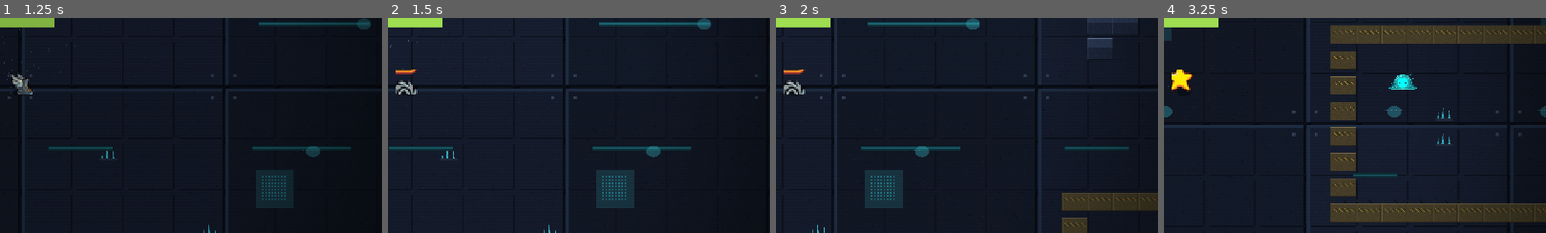
Above: before the commit, frames 1-4 (left to right).
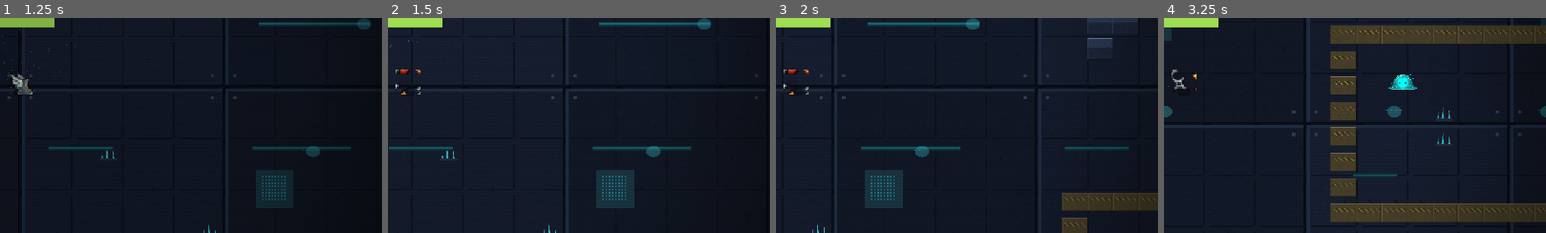
Above: after the commit, the same moments.

Repository: dkvkvk/my-survivors
Game: Godot game, scene res://main_menu.tscn
The game is run twice, just before and just after one commit, with the same random seed, the same clock (stepped at 60 frames per second) and the same inputs. Sound files missing from this copy of the repository are replaced by a short silence.
Inputs:
- Up to frame 1 (1.25 s): click "开始游戏" at 0.5 s
- Up to frame 2 (1.5 s): tap Enter at 1.25 s; hold D (move_right) from 1.28 s (still down); tap R at 1.35 s
- Up to frame 3 (2 s): keep holding D (move_right)
- Up to frame 4 (3.25 s): release D (move_right) at 2.03 s; hold S (move_down) 2.03-2.78 s; tap R at 2.1, 2.85 s; hold D (move_right) from 2.78 s (still down)
The pictures show only the part of the screen within x 47-97%, y 34-84%; the shares and areas given below are measured in that part.

Frame 1 is identical in both runs. In frame 2, 0.4% of the frame differs, in the area x 2-9%, y 24-36%; in frame 3, 0.4%; in frame 4, 0.5%, in the area x 2-9%, y 24-35%.

Commit message:
修复忍者左右朝向反了：交换新精灵表的左右列映射（受控实测校准）

Diff:
--- a/hero.gd
+++ b/hero.gd
@@ -8,7 +8,7 @@
 const SHADOW := preload("res://assets/hero/shadow.png")
 const FRAME := 16
 # 精灵表列 = 朝向（与素材源码一致：下0 上1 左2 右3；行 0=待机帧，0-3=走路循环）
-const DIR_COL := {"down": 0, "up": 1, "left": 2, "right": 3}
+const DIR_COL := {"down": 0, "up": 1, "left": 3, "right": 2}  # 新表左右列与直觉相反，实测校准
 const SPRITE_SCALE := 4.0
 
 var _sprite: AnimatedSprite2D
